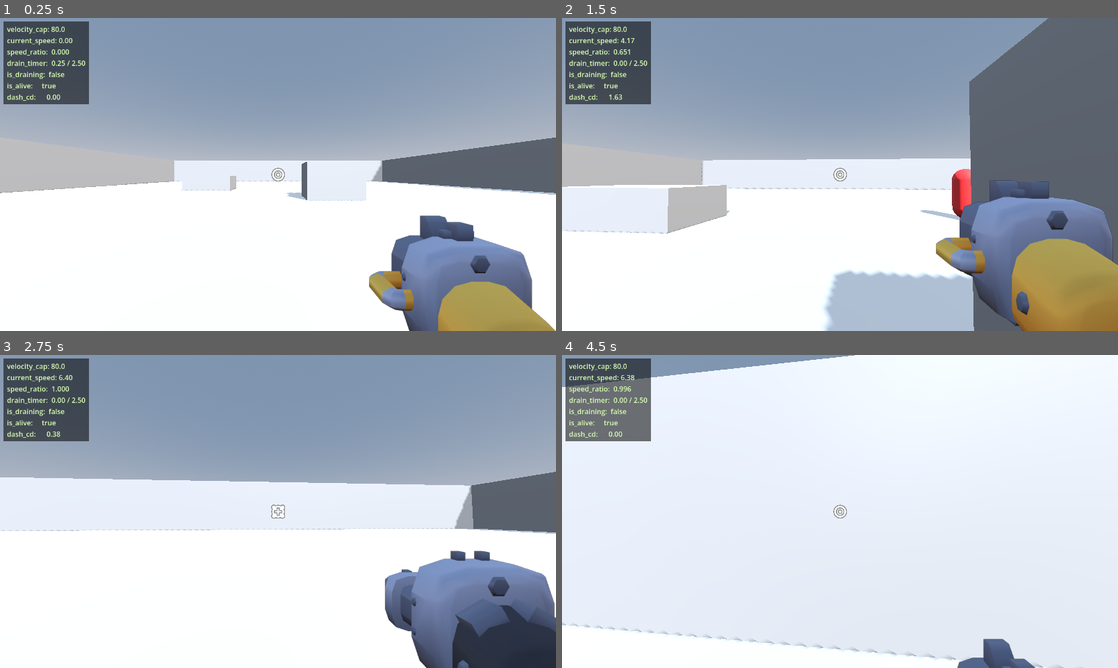
Above: before the commit, frames 1-4 (two rows, left to right).
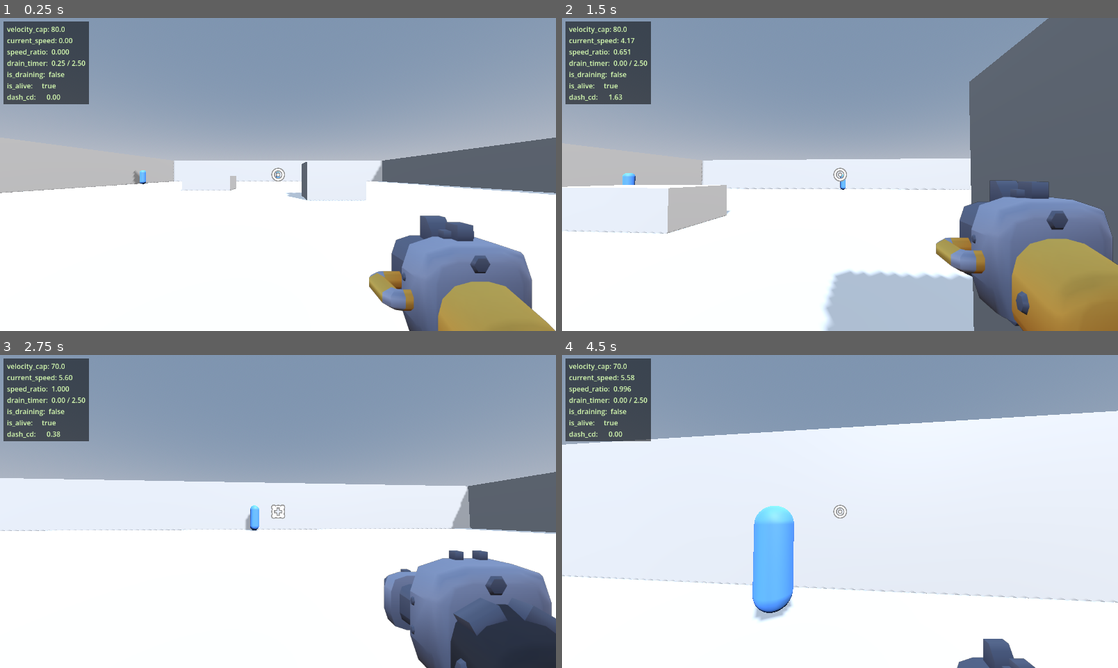
Above: after the commit, the same moments.

Repository: zulesss/vgate
Game: Godot game, scene res://scenes/main.tscn
Same seed, same stepped clock (60 frames per second), same inputs: the game is played once before the commit and once after it.
Inputs (mouse positions are in pixels of both pictures, inside the frame that each line leads up to):
- Up to frame 1 (0.25 s): no input
- Up to frame 2 (1.5 s): move the mouse to (867, 174) at 0.52 s; hold W (move_forward) from 0.53 s (still down); tap Shift (dash) at 0.6 s; tap Space (jump) at 0.77 s; move the mouse to (812, 174) at 1.27 s; click (812, 174) at 1.35 s
- Up to frame 3 (2.75 s): keep holding W (move_forward); tap Space (jump) at 1.52 s; move the mouse to (289, 505) at 2.02 s; tap E (weapon_toggle) at 2.1 s
- Up to frame 4 (4.5 s): keep holding W (move_forward); move the mouse to (834, 517) at 2.77 s; tap Shift (dash) at 2.85 s; tap Space (jump) at 3.02, 3.77 s; move the mouse to (878, 514) at 3.52 s; click (878, 514) at 3.6 s; move the mouse to (795, 508) at 4.27 s; tap E (weapon_toggle) at 4.35 s

The runs differ from the first frame. In frame 1, less than 0.1% of the frame differs, in the area x 23-51%, y 48-54%; in frame 2, 0.6%; in frame 3, 1.3%; in frame 4, 35%, in the area x 0-100%, y 0-100%.

Commit message:
M3a Pkg D: arena placement — 2 melee + 2 shooter, drop EnemyDummy
scenes/main.tscn: убрать EnemyDummy + EnemySpawner ноду (M4 spawn-controller
заменит). Поставить 4 enemies вручную в M1_arena_layout spawn-points:
  MeleeS1 (-2, 19) — за спиной игрока, dangerous-ближняя угроза
  MeleeS4 (+17, +16) — SE flank, второй melee
  ShooterS2 (0, -19) — N стена, max sightline 29u через центр
  ShooterS3 (-19, -12) — W flank, partial cover от C1
Y-pos 0.9/0.98 = capsule center на полу (floor top y=0).

Удалить objects/enemy_dummy.gd и scenes/enemy_dummy.tscn (migrated в EnemyBase).
Fix UID-references в enemy_base/melee/shooter .tscn (использовать реальные
auto-generated UIDs, иначе invalid-UID warning).

Стале comment refresh в velocity_gate/events/player про EnemyDummy → EnemyBase.

Diff:
--- a/autoload/events.gd
+++ b/autoload/events.gd
@@ -1,7 +1,7 @@
 class_name EventsBus extends Node
 
 # Signal bus для VelocityGate hook'а. Один canonical источник правды для коммуникации
-# между Player, EnemyDummy, VelocityGate, RunManager, DebugHud.
+# между Player, EnemyBase подклассами, VelocityGate, RunManager, DebugHud.
 
 signal player_hit(penalty: int)                          # враг попал по игроку, penalty = списанный cap
 signal enemy_killed(restore: int, position: Vector3)     # враг убит, +N к cap
--- a/autoload/velocity_gate.gd
+++ b/autoload/velocity_gate.gd
@@ -1,7 +1,7 @@
 class_name VelocityGateState extends Node
 
 # Главный state hook'а. Все числа здесь — источник правды (см. docs/systems/M1_numbers.md).
-# Player только сообщает current_speed, EnemyDummy зовёт apply_hit/apply_kill_restore,
+# Player только сообщает current_speed, EnemyBase подклассы зовут apply_hit/apply_kill_restore,
 # DebugHud только читает. Единственный owner state: этот autoload.
 
 const BASE_WALK_SPEED := 8.0
--- a/objects/enemy_dummy.gd
+++ /dev/null
@@ -1,42 +0,0 @@
-class_name EnemyDummy extends CharacterBody3D
-
-# M1 dummy враг — minimum viable: stand still, receive damage from player blaster,
-# контактом наносит melee penalty player'у через VelocityGate. Без AI / pathing — это M3.
-# 1 HP — концепт "kill = ресурс" работает уже на одном hit'е, balance по HP в M3.
-
-@export var hp: int = 1
-
-# blaster.tres имеет shot_count=3 (Kenney default) — 3 raycast'а в одном кадре
-# попадают в этот dummy до queue_free(), без guard'а это даёт 3× kill-restore.
-# Idempotency на источнике: первый летальный hit ставит флаг, остальные — no-op.
-var is_dying: bool = false
-
-@onready var contact_area: Area3D = $ContactArea
-
-
-func _ready() -> void:
-	add_to_group("enemy")
-	contact_area.body_entered.connect(_on_contact_body_entered)
-
-
-# Зовётся player.gd → action_shoot → raycast collider.damage(weapon.damage).
-# Имя метода + untyped amount — Starter Kit convention (damage у них float).
-func damage(amount) -> void:
-	if is_dying:
-		return
-	hp -= int(amount)
-	if hp <= 0:
-		is_dying = true
-		die()
-
-
-func die() -> void:
-	VelocityGate.apply_kill_restore(global_position)
-	queue_free()
-
-
-func _on_contact_body_entered(body: Node) -> void:
-	if not body.is_in_group("player"):
-		return
-	# i-frames гасятся внутри VelocityGate.apply_hit — здесь просто шлём.
-	VelocityGate.apply_hit(VelocityGate.MELEE_PENALTY)
--- a/objects/player.gd
+++ b/objects/player.gd
@@ -393,8 +393,8 @@
 	crosshair.texture = weapon.crosshair
 
 # Starter Kit enemy.gd зовёт player.damage(amount) если ему попасть. Маршрутизируем
-# в VelocityGate как shooter-penalty (концепт: hit от стрелка = -10 cap). Свой
-# EnemyDummy зовёт VelocityGate.apply_hit(MELEE_PENALTY) напрямую через ContactArea.
+# в VelocityGate как shooter-penalty (концепт: hit от стрелка = -10 cap). M3a
+# Shooter/Melee подклассы EnemyBase шлют apply_hit напрямую (resolve_attack path).
 func damage(_amount):
 	VelocityGate.apply_hit(VelocityGate.SHOOTER_PENALTY)
 
--- a/scenes/enemy_dummy.tscn
+++ /dev/null
@@ -1,35 +0,0 @@
-[gd_scene format=3 uid="uid://bwcri0tuiyvnk"]
-
-[ext_resource type="Script" uid="uid://4imb7usb6kee" path="res://objects/enemy_dummy.gd" id="1_dummy"]
-
-[sub_resource type="StandardMaterial3D" id="Mat_dummy"]
-albedo_color = Color(0.85, 0.2, 0.2, 1)
-roughness = 0.7
-
-[sub_resource type="CapsuleShape3D" id="Shape_dummy_body"]
-radius = 0.4
-height = 1.8
-
-[sub_resource type="CapsuleMesh" id="Mesh_dummy"]
-radius = 0.4
-height = 1.8
-
-[sub_resource type="CapsuleShape3D" id="Shape_dummy_contact"]
-radius = 0.6
-height = 2.0
-
-[node name="EnemyDummy" type="CharacterBody3D"]
-script = ExtResource("1_dummy")
-
-[node name="CollisionShape3D" type="CollisionShape3D" parent="."]
-shape = SubResource("Shape_dummy_body")
-
-[node name="MeshInstance3D" type="MeshInstance3D" parent="."]
-mesh = SubResource("Mesh_dummy")
-surface_material_override/0 = SubResource("Mat_dummy")
-
-[node name="ContactArea" type="Area3D" parent="."]
-monitorable = false
-
-[node name="CollisionShape3D" type="CollisionShape3D" parent="ContactArea"]
-shape = SubResource("Shape_dummy_contact")
--- a/scenes/main.tscn
+++ b/scenes/main.tscn
@@ -1,12 +1,12 @@
-[gd_scene load_steps=12 format=3 uid="uid://vgatemainm0"]
+[gd_scene load_steps=11 format=3 uid="uid://vgatemainm0"]
 
 [ext_resource type="PackedScene" uid="uid://dl2ed4gkybggf" path="res://objects/player.tscn" id="1_player"]
-[ext_resource type="PackedScene" uid="uid://b0vgtdummy0001" path="res://scenes/enemy_dummy.tscn" id="2_enemy"]
 [ext_resource type="PackedScene" uid="uid://b0vgtdebughud01" path="res://scenes/debug_hud.tscn" id="3_dhud"]
-[ext_resource type="Script" uid="uid://bchxi37kjav4d" path="res://scripts/enemy_spawner.gd" id="4_spawner"]
 [ext_resource type="Shader" path="res://shaders/vignette_flash.gdshader" id="5_vshader"]
 [ext_resource type="Script" path="res://scripts/vignette_flash.gd" id="6_vflash"]
 [ext_resource type="Script" path="res://scripts/nav_baker.gd" id="7_navbaker"]
+[ext_resource type="PackedScene" uid="uid://b0vgtmelee0001" path="res://objects/melee.tscn" id="8_melee"]
+[ext_resource type="PackedScene" uid="uid://b0vgtshooter001" path="res://objects/shooter.tscn" id="9_shoot"]
 
 [sub_resource type="ProceduralSkyMaterial" id="SkyMat_main"]
 sky_horizon_color = Color(0.6422, 0.6502, 0.6802, 1)
@@ -148,6 +148,16 @@
 transform = Transform3D(1, 0, 0, 0, 1, 0, 0, 0, 1, 0, 1, 10)
 crosshair = NodePath("../HUD/Crosshair")
 
-[node name="EnemySpawner" type="Node" parent="."]
-script = ExtResource("4_spawner")
-enemy_scene = ExtResource("2_enemy")
+[node name="Enemies" type="Node3D" parent="."]
+
+[node name="MeleeS1" parent="Enemies" instance=ExtResource("8_melee")]
+transform = Transform3D(1, 0, 0, 0, 1, 0, 0, 0, 1, -2, 0.9, 19)
+
+[node name="MeleeS4" parent="Enemies" instance=ExtResource("8_melee")]
+transform = Transform3D(1, 0, 0, 0, 1, 0, 0, 0, 1, 17, 0.9, 16)
+
+[node name="ShooterS2" parent="Enemies" instance=ExtResource("9_shoot")]
+transform = Transform3D(1, 0, 0, 0, 1, 0, 0, 0, 1, 0, 0.98, -19)
+
+[node name="ShooterS3" parent="Enemies" instance=ExtResource("9_shoot")]
+transform = Transform3D(1, 0, 0, 0, 1, 0, 0, 0, 1, -19, 0.98, -12)
Not shown: 1 places in objects/enemy_base.tscn that only renumber resources
Not shown, removed: objects/enemy_dummy.gd.uid
Not shown: 1 places in objects/melee.tscn that only renumber resources
Not shown: 1 places in objects/shooter.tscn that only renumber resources
